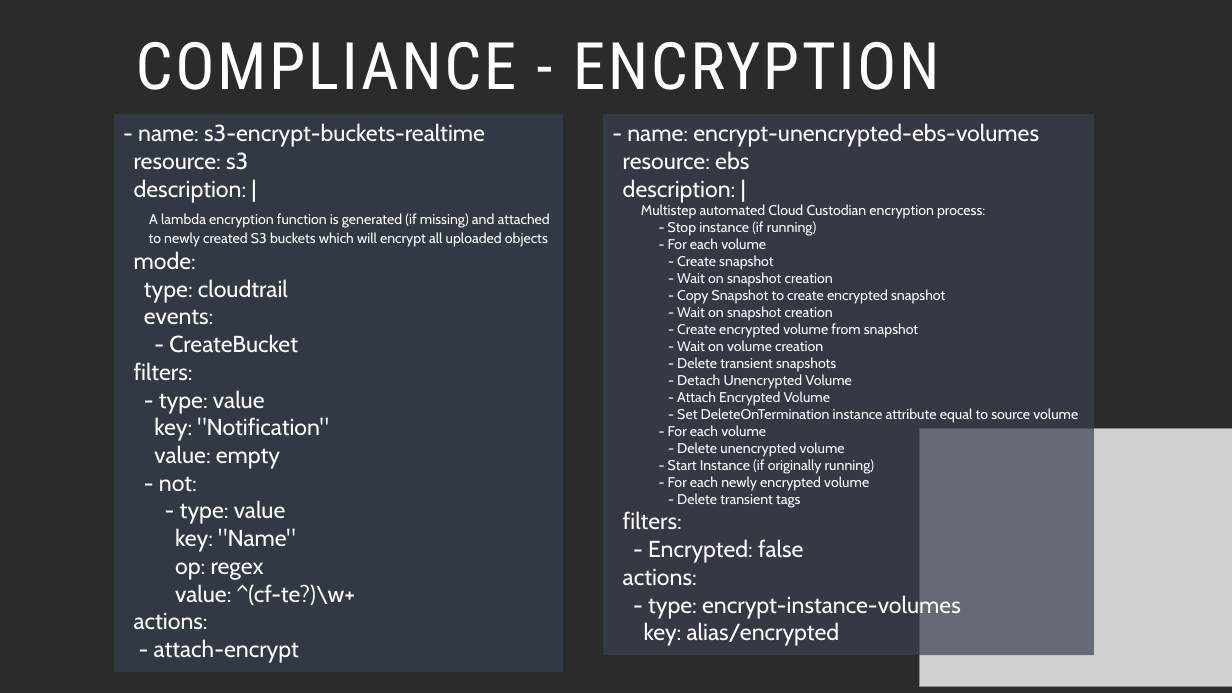
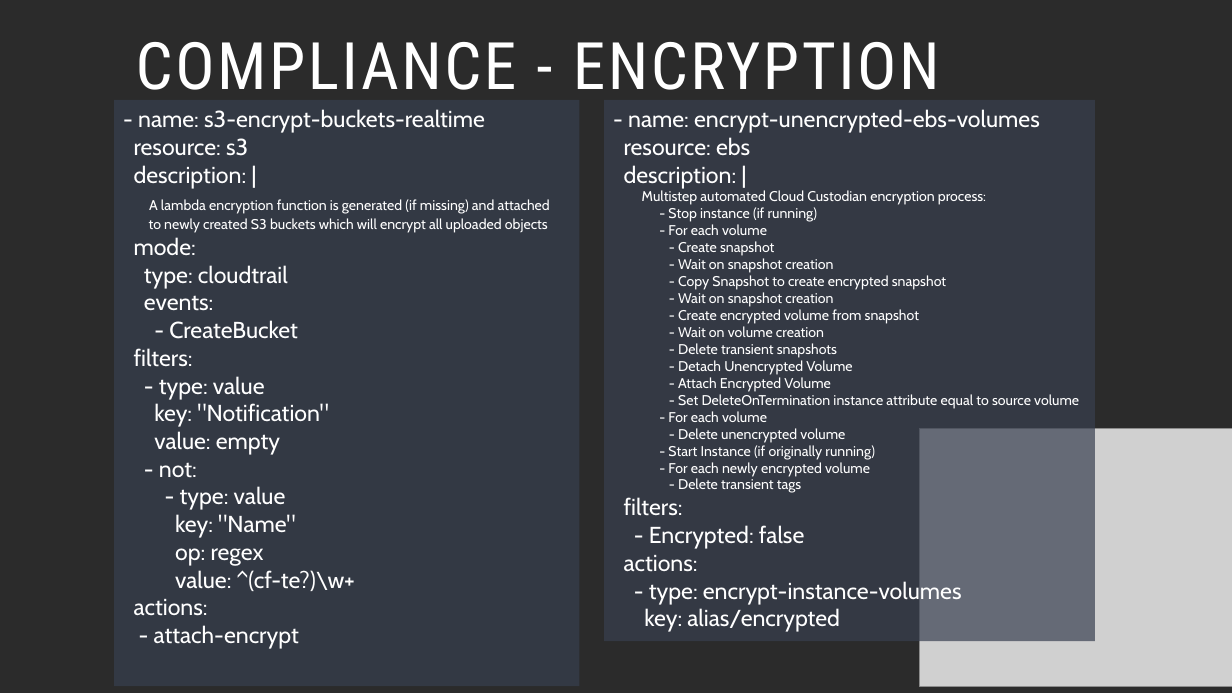
Before and after one commit to jtroberts83/Cloud-Custodian, a slide deck: slide 12 of PowerPoint-Presentation/Shareable-Cloud-Custodian-PowerPoint.pptx (slide 11 before the commit). Drawn at 1232x693 pixels with LibreOffice and Linux fonts; fonts in the diff are those of the drawing; grey boxes stand for pictures; background and template pictures are left out; a plain dark background stands for a picture behind light text. Boxes give left, top, right and bottom in pixels: in the first picture for what was removed or moved away, otherwise in the second. Text is boxed around its words. In the diff, an @@ line names an element or a change of style, - is before the commit and + after.

```diff
--- a/PowerPoint-Presentation/Shareable-Cloud-Custodian-PowerPoint.pptx
+++ b/PowerPoint-Presentation/Shareable-Cloud-Custodian-PowerPoint.pptx
@@ rectangle "- name: s3-encrypt-buckets-realtime": place and size @@
-rectangle "- name: s3-encrypt-buckets-realtime" at box(114, 114, 563, 672)
+rectangle "- name: s3-encrypt-buckets-realtime" at box(114, 100, 579, 686)
@@ rectangle "- name: encrypt-unencrypted-ebs-volumes": place and size @@
-rectangle "- name: encrypt-unencrypted-ebs-volumes" at box(604, 114, 1094, 655)
+rectangle "- name: encrypt-unencrypted-ebs-volumes" at box(604, 100, 1095, 641)
```
Also in this commit, not shown: 4 other slides changed, 1 slide added.
